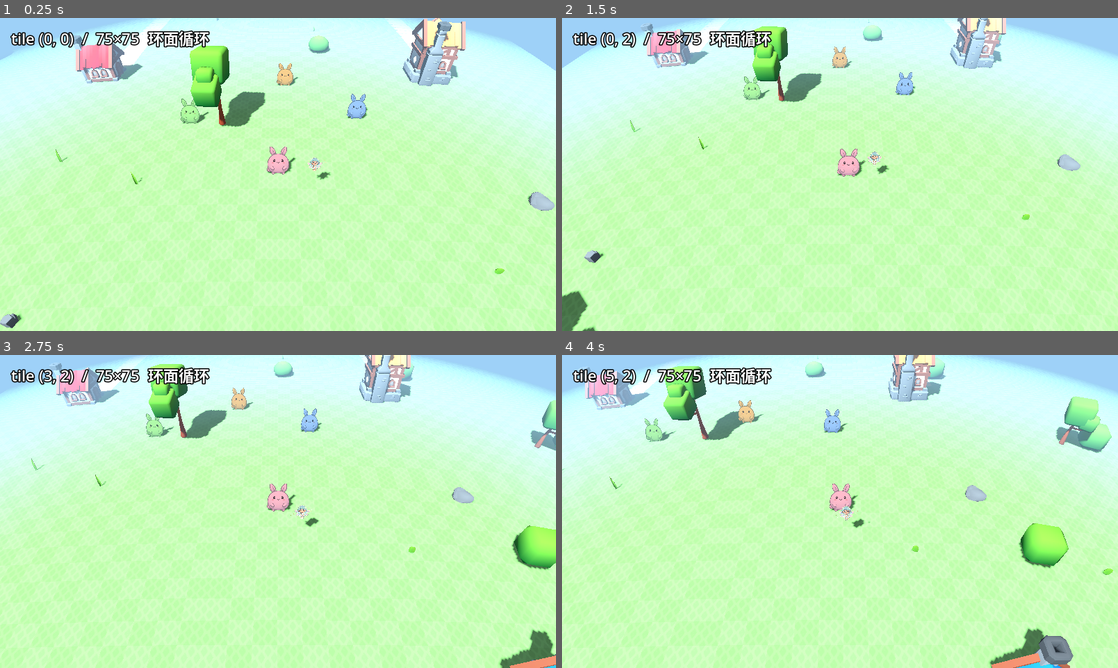
Above: before the commit, frames 1-4 (two rows, left to right).
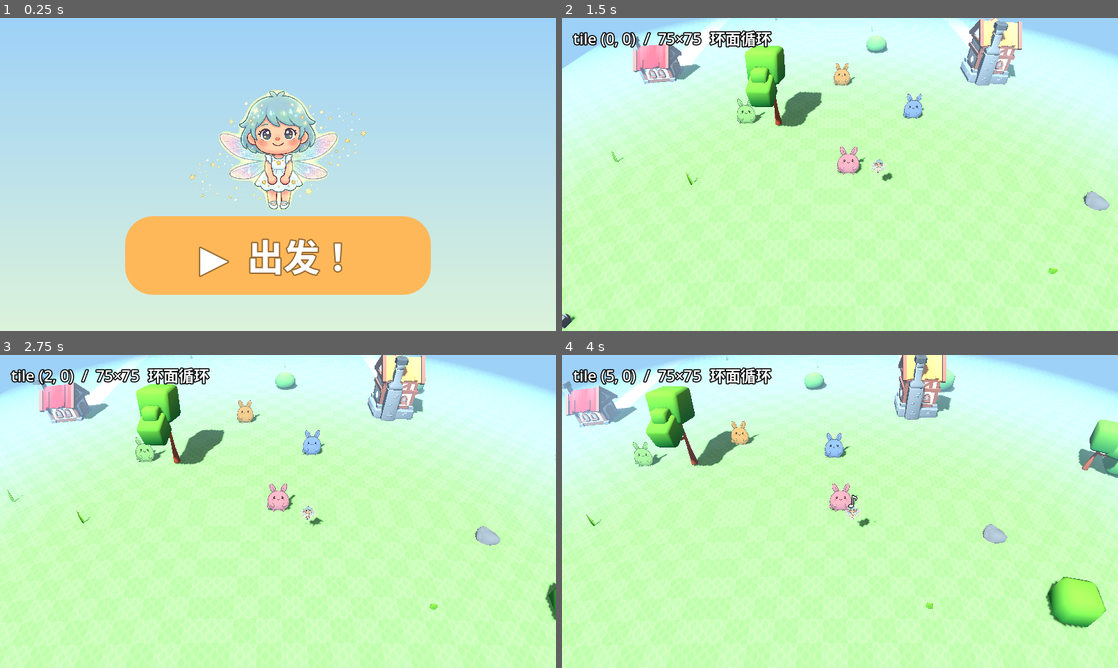
Above: after the commit, the same moments.

Repository: hoveychen/maliang
Game: Godot game, scene res://menu.tscn
The game is run twice, just before and just after one commit, with the same random seed, the same clock (stepped at 60 frames per second) and the same inputs. Before the commit the project starts from res://main.tscn.
Inputs (mouse positions are in pixels of both pictures, inside the frame that each line leads up to):
- Up to frame 1 (0.25 s): no input
- Up to frame 2 (1.5 s): click (840, 255) at 0.5 s, where only the run after the commit has a clickable "▶ 出发！"; tap Enter (ui_accept) at 1.25 s; move the mouse to (962, 158) at 1.27 s; hold Right (ui_right) from 1.28 s (still down); click (962, 158) at 1.42 s
- Up to frame 3 (2.75 s): tap Enter (ui_accept) at 1.52 s; release Right (ui_right) at 2 s; drag from (166, 527) to (250, 574) at 2.02 s
- Up to frame 4 (4 s): move the mouse to (895, 442) at 2.77 s; hold Right (ui_right) 2.78-3.5 s; drag from (812, 574) to (673, 464) at 3.52 s

The runs differ from the first frame. In frame 1, 96% of the frame differs, in the area x 0-100%, y 0-100%; in frame 2, 9.1%; in frame 3, 10%; in frame 4, 14%.

Commit message:
feat(menu): 主菜单场景——渐变天空+小仙子飘动+超大出发/继续按钮(儿童友好圆角撞色),主场景切 menu.tscn,出发进世界(P7 接绘本);视觉测试 3 断言全过

Diff:
--- /dev/null
+++ b/menu.tscn
@@ -0,0 +1,9 @@
+[gd_scene load_steps=2 format=3]
+
+[ext_resource type="Script" path="res://scripts/menu.gd" id="1"]
+
+[node name="Menu" type="Control"]
+anchors_preset = 15
+anchor_right = 1.0
+anchor_bottom = 1.0
+script = ExtResource("1")
--- a/project.godot
+++ b/project.godot
@@ -11,7 +11,7 @@
 [application]
 
 config/name="maliang"
-run/main_scene="res://main.tscn"
+run/main_scene="res://menu.tscn"
 config/features=PackedStringArray("4.6", "Mobile")
 config/icon="res://icon.svg"
 
--- /dev/null
+++ b/scripts/menu.gd
@@ -0,0 +1,113 @@
+extends Control
+## 主菜单：3 岁小朋友友好——不依赖文字，超大按钮 + 小仙子飘动。
+## ▶ 开始 → 童话书 onboarding（P7 接入前暂进世界）；📖 继续 → 直接进世界（有档案时才显示）。
+
+const PROFILE_PATH := "user://profile.json"
+
+var _fairy: TextureRect
+var _t := 0.0
+var _fairy_base_y := 0.0
+
+func _ready() -> void:
+	_setup_background()
+	_setup_fairy()
+	_setup_title()
+	_setup_buttons()
+
+func _setup_background() -> void:
+	# 柔和天空渐变（与世界的天空色一脉相承）
+	var bg := TextureRect.new()
+	var grad := Gradient.new()
+	grad.colors = PackedColorArray([Color(0.62, 0.82, 0.97), Color(0.86, 0.95, 0.86)])
+	var tex := GradientTexture2D.new()
+	tex.gradient = grad
+	tex.fill_from = Vector2(0.0, 0.0)
+	tex.fill_to = Vector2(0.0, 1.0)
+	bg.texture = tex
+	bg.set_anchors_preset(Control.PRESET_FULL_RECT)
+	add_child(bg)
+
+func _setup_fairy() -> void:
+	_fairy = TextureRect.new()
+	_fairy.texture = load("res://assets/fairy.png")
+	_fairy.expand_mode = TextureRect.EXPAND_IGNORE_SIZE
+	_fairy.stretch_mode = TextureRect.STRETCH_KEEP_ASPECT_CENTERED
+	_fairy.set_anchors_preset(Control.PRESET_CENTER_TOP)
+	_fairy.custom_minimum_size = Vector2(260.0, 178.0)
+	_fairy.offset_left = -130.0
+	_fairy.offset_right = 130.0
+	_fairy.offset_top = 96.0
+	_fairy.offset_bottom = 274.0
+	add_child(_fairy)
+	_fairy_base_y = _fairy.offset_top
+
+func _setup_title() -> void:
+	var title := Label.new()
+	title.text = "马良小世界"
+	title.horizontal_alignment = HORIZONTAL_ALIGNMENT_CENTER
+	title.set_anchors_preset(Control.PRESET_CENTER_TOP)
+	title.offset_top = 290.0
+	title.offset_bottom = 380.0
+	title.offset_left = -400.0
+	title.offset_right = 400.0
+	title.add_theme_font_size_override("font_size", 72)
+	title.add_theme_color_override("font_color", Color(1.0, 1.0, 1.0))
+	title.add_theme_color_override("font_outline_color", Color(0.35, 0.55, 0.75))
+	title.add_theme_constant_override("outline_size", 16)
+	add_child(title)
+
+func _setup_buttons() -> void:
+	var start := _big_button("▶  出发！", Color(1.0, 0.72, 0.35))
+	start.set_anchors_preset(Control.PRESET_CENTER)
+	start.offset_left = -220.0
+	start.offset_right = 220.0
+	start.offset_top = 60.0
+	start.offset_bottom = 170.0
+	start.pressed.connect(_on_start)
+	add_child(start)
+
+	if FileAccess.file_exists(PROFILE_PATH):
+		var cont := _big_button("📖  继续玩", Color(0.62, 0.85, 0.62))
+		cont.set_anchors_preset(Control.PRESET_CENTER)
+		cont.offset_left = -220.0
+		cont.offset_right = 220.0
+		cont.offset_top = 200.0
+		cont.offset_bottom = 300.0
+		cont.pressed.connect(_on_continue)
+		add_child(cont)
+
+## 儿童友好的大按钮：超大字号 + 圆角撞色底。
+func _big_button(text: String, color: Color) -> Button:
+	var b := Button.new()
+	b.text = text
+	b.add_theme_font_size_override("font_size", 52)
+	b.add_theme_color_override("font_color", Color.WHITE)
+	b.add_theme_color_override("font_outline_color", color.darkened(0.4))
+	b.add_theme_constant_override("outline_size", 8)
+	var style := StyleBoxFlat.new()
+	style.bg_color = color
+	style.set_corner_radius_all(40)
+	style.set_content_margin_all(18.0)
+	b.add_theme_stylebox_override("normal", style)
+	var hover := style.duplicate() as StyleBoxFlat
+	hover.bg_color = color.lightened(0.15)
+	b.add_theme_stylebox_override("hover", hover)
+	var pressed := style.duplicate() as StyleBoxFlat
+	pressed.bg_color = color.darkened(0.15)
+	b.add_theme_stylebox_override("pressed", pressed)
+	return b
+
+func _process(delta: float) -> void:
+	# 小仙子轻轻上下飘
+	_t += delta
+	if _fairy != null:
+		var off := sin(_t * 1.6) * 12.0
+		_fairy.offset_top = _fairy_base_y + off
+		_fairy.offset_bottom = _fairy_base_y + 178.0 + off
+
+func _on_start() -> void:
+	# TODO(P7)：接入童话书 onboarding 后改为 res://onboarding.tscn
+	get_tree().change_scene_to_file("res://main.tscn")
+
+func _on_continue() -> void:
+	get_tree().change_scene_to_file("res://main.tscn")
--- /dev/null
+++ b/test/test_visual_menu.gd
@@ -0,0 +1,43 @@
+extends SceneTree
+## 主菜单验证：渲染出标题+出发按钮（无档案时无继续按钮），按下出发切到世界场景。
+## 运行: MALIANG_API_BASE=http://127.0.0.1:1 godot --write-movie screenshots/menu/f.png \
+##       --fixed-fps 10 --quit-after 50 --script res://test/test_visual_menu.gd
+
+var frame := 0
+var fails := 0
+var menu: Node
+
+func _initialize() -> void:
+	menu = load("res://menu.tscn").instantiate()
+	root.add_child(menu)
+	process_frame.connect(_tick)
+
+func _tick() -> void:
+	frame += 1
+	match frame:
+		15:
+			var buttons: Array[Node] = menu.find_children("*", "Button", true, false)
+			_check("one big button (no profile)", buttons.size(), 1)
+			var labels: Array[Node] = menu.find_children("*", "Label", true, false)
+			var has_title := false
+			for l in labels:
+				if (l as Label).text.contains("马良"):
+					has_title = true
+			_check("title present", has_title, true)
+			if not buttons.is_empty():
+				(buttons[0] as Button).emit_signal("pressed")
+		40:
+			# change_scene_to_file 挂到当前场景；World 场景根名为 "World"
+			var cur := current_scene
+			_check("switched to world", cur != null and cur.name == "World", true)
+			if fails == 0:
+				print("visual_menu PASS")
+			else:
+				printerr("visual_menu FAILED: %d" % fails)
+
+func _check(name: String, got: Variant, want: Variant) -> void:
+	if got == want:
+		print("  ok %s" % name)
+		return
+	fails += 1
+	printerr("  FAIL %s: got %s want %s" % [name, str(got), str(want)])
Not shown, added: scripts/menu.gd.uid
Not shown, added: test/test_visual_menu.gd.uid
